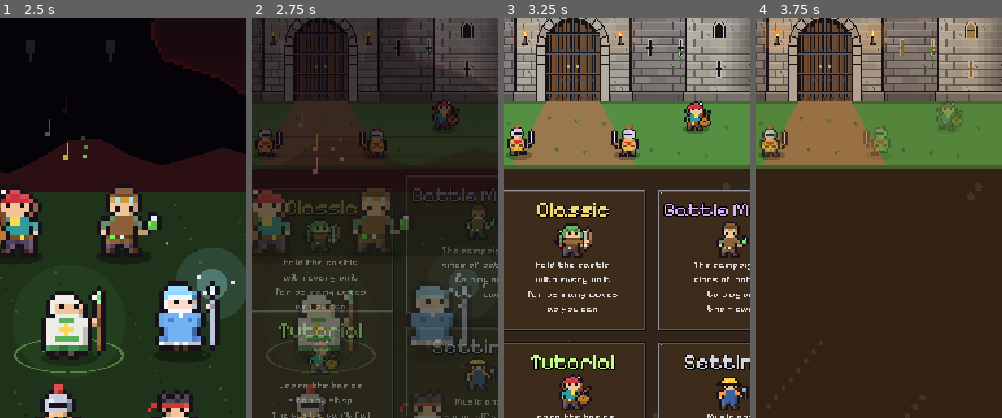
Above: before the commit, frames 1-4 (left to right).
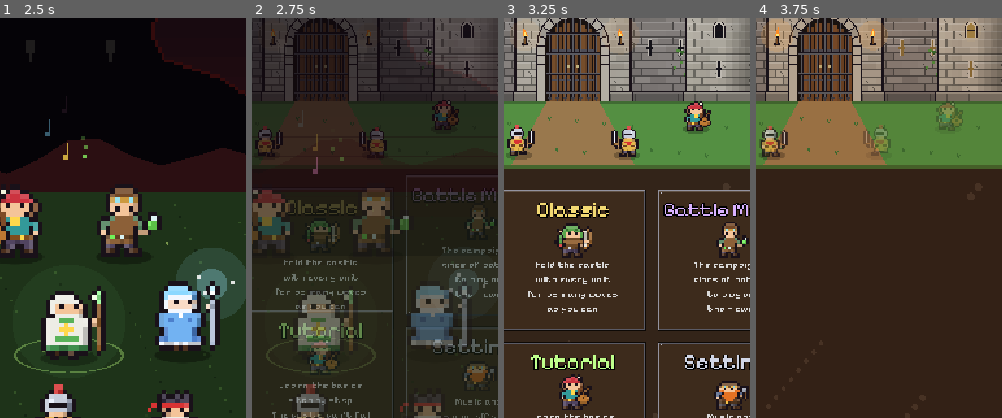
Above: after the commit, the same moments.

Repository: JaydonDiaz/Hold_The_Line
Game: Godot game, scene res://main.tscn
Same seed, same stepped clock (60 frames per second), same inputs: the game is played once before the commit and once after it.
Inputs:
- Up to frame 1 (2.5 s): click "Start Wave 1" at 0.5 s; click "Start Wave 1" at 1.25 s; click "Start Game" at 2 s
- Up to frame 2 (2.75 s): no input
- Up to frame 3 (3.25 s): click "Campaign" at 2.75 s
- Up to frame 4 (3.75 s): click "Campaign" at 3.5 s
The pictures show only the part of the screen within x 36-86%, y 40-90%; the shares and areas given below are measured in that part.

Frame 1 is identical in both runs. In frame 2, 0.5% of the frame differs, in the area x 86-97%, y 85-93%; in frame 3, 0.7%, in the area x 85-97%, y 89-98%; in frame 4, nothing differs.

Commit message:
Lore settled: sworn centuries ago at Dawnspire; the Ogre King's fifty years; dwarven Engineers.
The Line was sworn centuries ago, at Dawnspire (the oath's birthplace), and has been dark for two hundred years. Ysolde at the Spires: "The Line was sworn at Dawnspire, centuries ago... Its beacons were first lit from this Circle." Vell: "Centuries, and the old work still stands." "Centuries of stone" as the citadel falls.
The Ogre King, around eighty (ogres live 90-120), has held Dawnspire for fifty years, after it stood empty for some 150: "Dawnspire has been mine for fifty years" (his taunt on the seven-or-eight-beacon route); Ysolde at the Spires, "For fifty years he has sat in Dawnspire, reaching a little further every year, while each of us told ourselves it was someone else's border"; the standard ending, "Fifty years under him, two hundred years dark".
The Engineer redrawn as a dwarf: short and broad, a great ginger beard over a leather apron, a leather cap with brass goggles, a tool belt, the hammer on his shoulder (his toss and strike poses unchanged).
docs/lore.md: the timeline and these answers (its open questions now settled).

Co-Authored-By: Claude Opus 5.5 <noreply@anthropic.com>

Diff:
--- a/scripts/campaign_data.gd
+++ b/scripts/campaign_data.gd
@@ -725,7 +725,7 @@
 		{"who": "vell", "text": "My crews will raise walls wherever you point and patch the gate between waves. You keep the brutes off my masons."},
 		{"who": "vell", "text": "Mind the ones with the powder kegs. Sappers. They love a good wall almost as much as I do."},
 		{"who": "hale", "text": "Guildmaster, Tamsin's watchtower held at Ashwatch. Your stone is still doing its job.", "if": {"flag": "watchtower_stood"}},
-		{"who": "vell", "text": "Ha! Two hundred years and the old work stands. Let's give them some new work to break their teeth on.", "if": {"flag": "watchtower_stood"}},
+		{"who": "vell", "text": "Ha! Centuries, and the old work still stands. Let's give them some new work to break their teeth on.", "if": {"flag": "watchtower_stood"}},
 	],
 	"stonehollow_outro": [
 		{"who": "vell", "text": "The guild has voted. Stonehollow stands with the Line, the first to do it in two hundred years."},
@@ -889,13 +889,14 @@
 	"sp_circle_outro": [
 		{"who": "ysolde", "text": "The Circle is ours again, and the Mage Conclave stands with the Line. Our mages and our towers are yours, and the old fire and thunder of the walls."},
 		{"who": "ysolde", "text": "The Magi who held the Circle beside you came back, every one. The Conclave won't forget it.", "if": {"flag": "magi_stood"}},
-		{"who": "ysolde", "text": "You should know what you are rebuilding, Commander. The Line was sworn in this Circle, two hundred years ago, by every people of the continent."},
+		{"who": "ysolde", "text": "You should know what you are rebuilding, Commander. The Line was sworn at Dawnspire, centuries ago, by every people of the continent. Its beacons were first lit from this Circle."},
 		{"who": "ogre", "text": "Mages. They lit the beacons against me once. Let them remember how that ended."},
 	],
 	"sp_relight_intro": [
 		{"who": "ysolde", "text": "Three spires fed the beacons. Relight them and the Spires' beacon burns for the first time since the Line broke."},
 		{"who": "ysolde", "text": "Broke, Commander. The Ogre King didn't break it. We did. The Free Cities wanted the trade roads, the Guild wanted the mines, every people wanted the beacons for itself."},
 		{"who": "ysolde", "text": "He was a chieftain of the wastes once, who bound the warring clans under one banner. Not all came willingly, and some refuse him still."},
+		{"who": "ysolde", "text": "For fifty years he has sat in Dawnspire, reaching a little further every year, while each of us told ourselves it was someone else's border."},
 		{"who": "ysolde", "text": "When he came, we were already at each other's throats, and the beacons went dark one by one. Hold the spires. Lose two and ours stays dark as well."},
 	],
 	"sp_relight_outro": [
@@ -910,7 +911,7 @@
 		{"who": "ysolde", "text": "The Guild has built you a ram. Keep it alive, and it will break what it can. What it can't, we'll find another way through."},
 		{"who": "hale", "text": "And they took prisoners on their way north. Ashwatch's own garrison is in there somewhere. If they live, we bring them out."},
 		{"who": "hale", "text": "And not only ours. Marshborn, plains clans, even ogres who would not bend the knee to him."},
-		{"who": "ogre", "text": "Knock, then, little commander. My walls have held for two hundred years. They will hold for one more day.", "if": {"beacons_below": 9}},
+		{"who": "ogre", "text": "Knock, then, little commander. Dawnspire has been mine for fifty years. It will be mine for one more day.", "if": {"beacons_below": 9}},
 		{"who": "hale", "text": "Commander, look at the walls. More towers than our scouts counted, and the gates braced. He knew we were coming.", "if": {"beacons": 9}},
 		{"who": "ysolde", "text": "Every beacon of the Line burns tonight, all nine. He has seen them from his tower, and he has made ready for us.", "if": {"beacons": 9}},
 		{"who": "ogre", "text": "Nine fires. The whole Line, come back from the dead to knock at my door. Then I will open every gate I have, and bury it here.", "if": {"beacons": 9}},
@@ -938,7 +939,7 @@
 	# Out of the castle, onto the Fields of Dawn: the whole Line comes.
 	"ds_field": [
 		{"who": "hale", "text": "Dawnspire... the whole citadel's coming down behind us."},
-		{"who": "ysolde", "text": "He has torn the beacon out of its heart, and every broken oath with it. Two hundred years of stone could not hold what he is drawing on."},
+		{"who": "ysolde", "text": "He has torn the beacon out of its heart, and every broken oath with it. Centuries of stone could not hold what he is drawing on."},
 		{"who": "unbound", "text": "Your Line raised these walls to stand forever. They stood exactly as long as your promises did."},
 		{"who": "hale", "text": "Then let them fall. Dawnspire was never the walls. It was the people inside them, and they're out here with us now."},
 		{"who": "hale", "text": "We're out. And look: the Line's come for us. Every banner we've fought beside."},
@@ -955,7 +956,7 @@
 	],
 	"ds_assault_outro": [
 		{"who": "hale", "text": "The Ogre King is dead. Dawnspire is ours.", "if": {"no_flag": "ds_united"}},
-		{"who": "ysolde", "text": "Two hundred years, and the citadel at the heart of the Line is free. The beacon here is cold, but it can be lit again.", "if": {"no_flag": "ds_united"}},
+		{"who": "ysolde", "text": "Fifty years under him, two hundred years dark, and the citadel at the heart of the Line is free. The beacon here is cold, but it can be lit again.", "if": {"no_flag": "ds_united"}},
 		{"who": "hale", "text": "Not every people came to this fight, Commander. The Line holds today. Whether it holds tomorrow is up to all of them.", "if": {"no_flag": "ds_united"}},
 		{"who": "hale", "text": "He's gone. Truly gone. Dawnspire's in ruins, but it's free.", "if": {"flag": "ds_united"}},
 		{"who": "ysolde", "text": "Nine beacons, and now a tenth: Dawnspire's own, lit by every people together. The first time it has burned since the oath was broken.", "if": {"flag": "ds_united"}},
--- a/scripts/sprites.gd
+++ b/scripts/sprites.gd
@@ -1985,31 +1985,34 @@
 			"..kkk.....kkkkk.",
 		],
 	},
-	"engineer": {  # A yellow hard hat, an orange vest over blue overalls, a hammer on the shoulder
-		"palette": {"Y": Color(1.0, 0.78, 0.18), "y": Color(1.0, 0.95, 0.6), "O": Color(1.0, 0.55, 0.15),
-			"B": Color(0.25, 0.38, 0.62), "M": Color(0.62, 0.64, 0.7), "W": Color(0.55, 0.35, 0.18)},
-		"rows": [
-			"................",
-			".....kkkkk......",
-			"....kYYYYYk.....",
-			"...kYYyYYYYk....",
-			"..kkkkkkkkkkk...",
-			"....kskssksk.kkk",
-			".....kssssk.kMMk",
-			"...kkOBBBBOkkMMk",
-			"..kOOOBBBBOOkkWk",
-			"..kOkBBBBBBkskWk",
-			"..kskBBBBBBk.kWk",
-			"...kBBBBBBBk..k.",
-			"...kBBBBBBBk....",
-			"...kBBkkBBk.....",
-			"...kffk.kffk....",
-			"...kkkk.kkkk....",
+	"engineer": {  # A Stonehollow engineer, a dwarf: short and broad, a great ginger beard down over a
+		# leather apron, a leather cap with brass goggles pushed up on it, a tool belt, a hammer on the shoulder
+		"palette": {"L": Color(0.45, 0.3, 0.18), "G": Color(0.92, 0.72, 0.3), "g": Color(0.55, 0.82, 0.92),
+			"H": Color(0.9, 0.45, 0.14), "T": Color(0.36, 0.42, 0.56), "A": Color(0.38, 0.25, 0.15),
+			"b": Color(0.3, 0.2, 0.12), "Y": Color(0.95, 0.76, 0.3), "P": Color(0.3, 0.29, 0.33),
+			"M": Color(0.62, 0.64, 0.7), "W": Color(0.55, 0.35, 0.18)},
+		"rows": [
+			"................",
+			"................",
+			"................",
+			"....kkkkkkk.....",
+			"...kLLLLLLLk....",
+			"..kLGgGLGgGLkkkk",
+			"..ksskssksskkMMk",
+			"..kHHsssssHHkMMk",
+			".kTTkHHHHHHkTkWk",
+			".kTkHHHHHHHkskWk",
+			".kskAHHHHHAk.kWk",
+			"..kAAAHHHAAAk.k.",
+			"..kbbbYbbbbbk...",
+			"..kPPPkkPPPk....",
+			"..kfffk.kfffk...",
+			"..kkkkk.kkkkk...",
 		],
 		"legs_b": [   # mid-stride, for the walk cycle (like the troops')
-			"...kBBkBBk......",
-			"....kffkffk.....",
-			"....kkkkkkk.....",
+			"..kPPPkPPPk.....",
+			"..kfffkkfffk....",
+			"..kkkkkkkkkk....",
 		],
 		"poses": {
 			"toss": {  # hand open, the hammer up in the air (drawn on its own)
Not shown, changed: docs/lore.md
